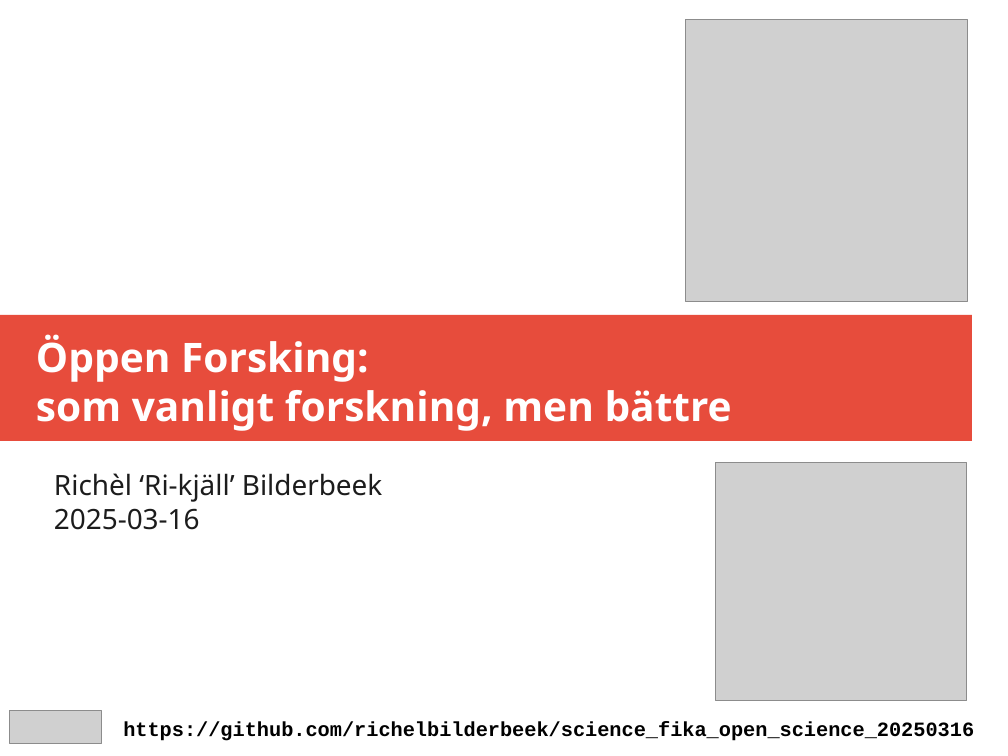
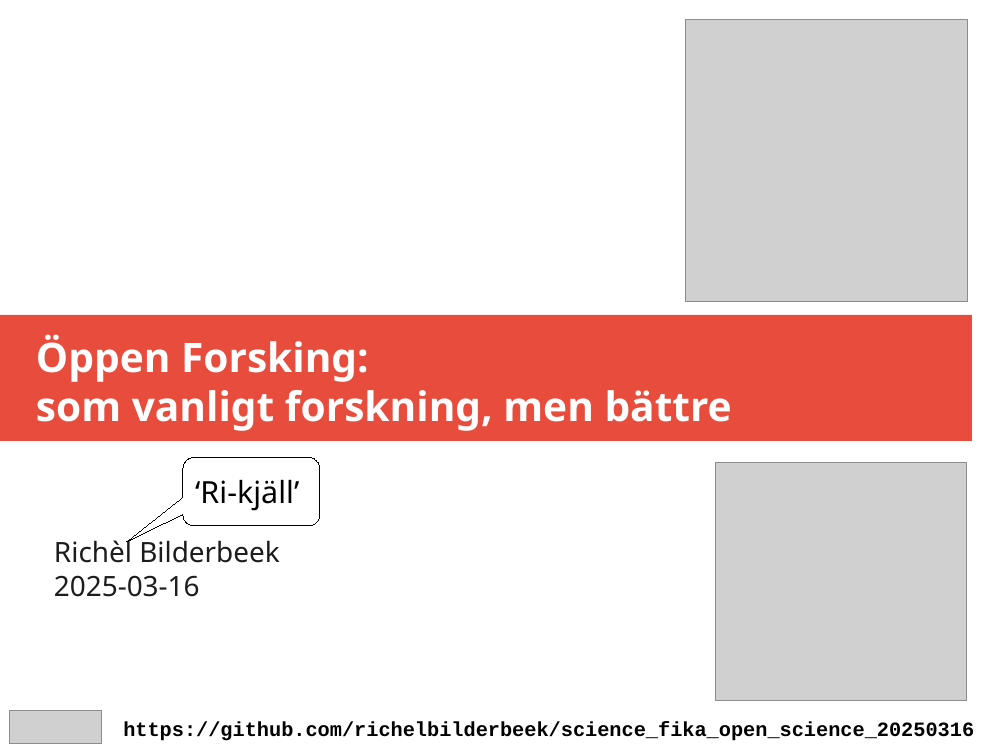
Before and after one commit to richelbilderbeek/science_fika_open_science_20250316, a slide deck: slide 1 of science_fika_talk_20250316.odp. Drawn at 1008x756 pixels with LibreOffice and Linux fonts; fonts in the diff are those of the drawing; grey boxes stand for pictures. Boxes give left, top, right and bottom in pixels: in the first picture for what was removed or moved away, otherwise in the second. Text is boxed around its words. In the diff, an @@ line names an element or a change of style, - is before the commit and + after.

```diff
--- a/science_fika_talk_20250316.odp
+++ b/science_fika_talk_20250316.odp
@@ rounded speech box added at <box>183,457,320,526</box>, fill #FFFFFF, outline #000000 0 pt, 24 pt, text #000000 @@
+‘Ri-kjäll’
@@ subtitle at <box>54,538,279,563</box>: text changed @@
-Richèl ‘Ri-kjäll’ Bilderbeek
+Richèl Bilderbeek
```
Also in this commit, not shown: 3 other slides changed.
